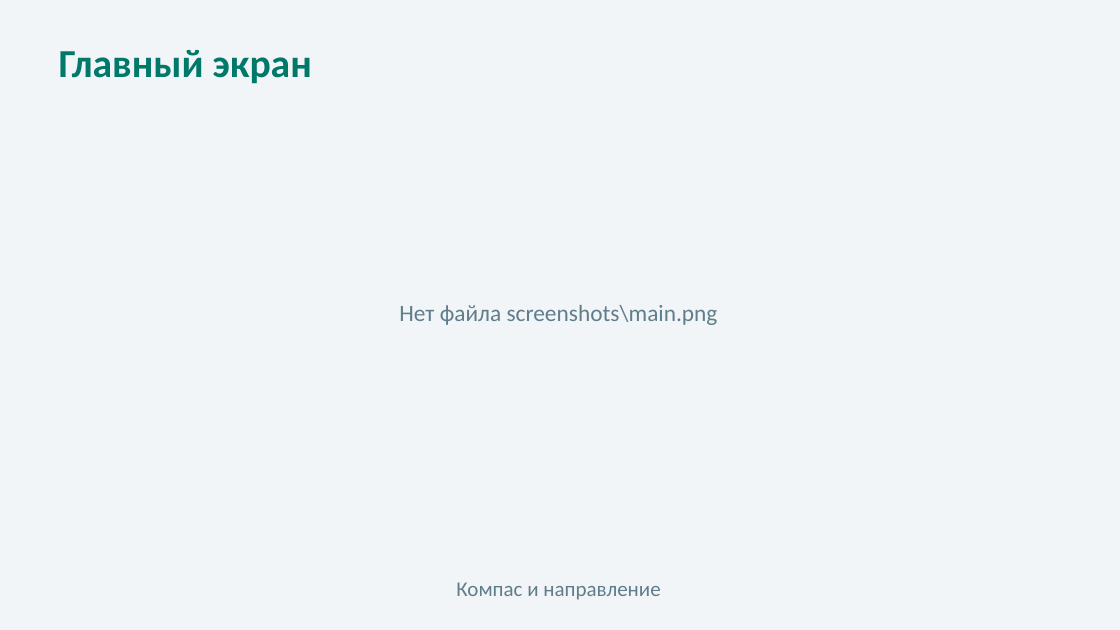
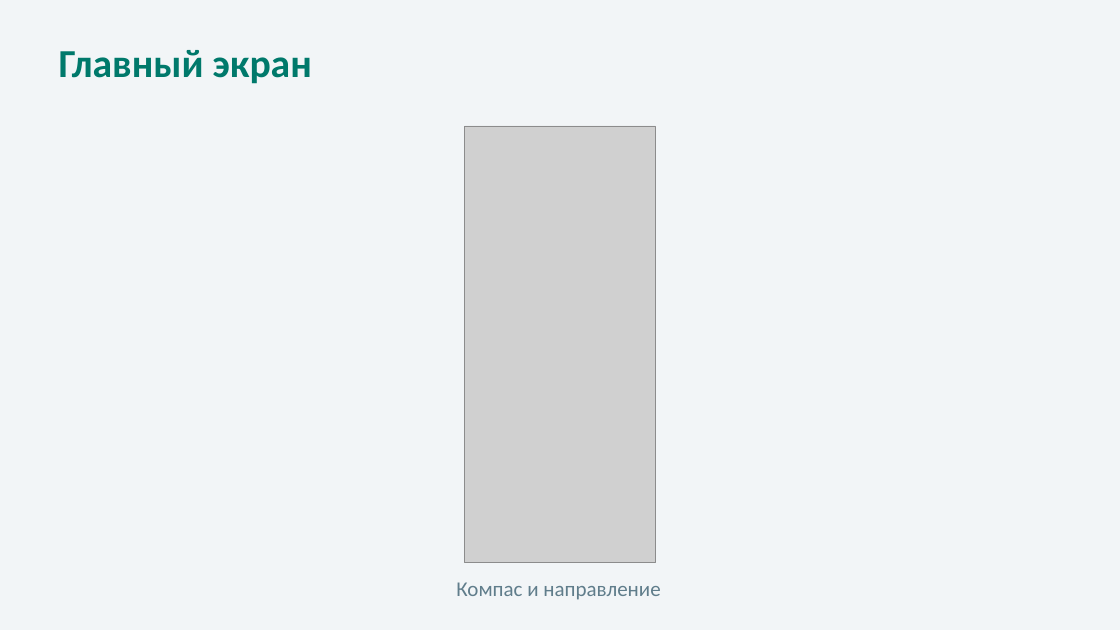
Before and after one commit to KINGBACZ/compass-gps-navigator, a slide deck: slide 9 of Презентация_Компас_навигатор.pptx. Drawn at 1120x630 pixels with LibreOffice and Linux fonts; fonts in the diff are those of the drawing; grey boxes stand for pictures. Boxes give left, top, right and bottom in pixels: in the first picture for what was removed or moved away, otherwise in the second. Text is boxed around its words. In the diff, an @@ line names an element or a change of style, - is before the commit and + after.

```diff
--- a/Презентация_Компас_навигатор.pptx
+++ b/Презентация_Компас_навигатор.pptx
@@ picture added at [465, 126, 655, 563] @@
@@ text removed at [399, 305, 718, 325] @@
-Нет файла screenshots\main.png
```
Also in this commit, not shown: 3 other slides changed, 1 other file.
